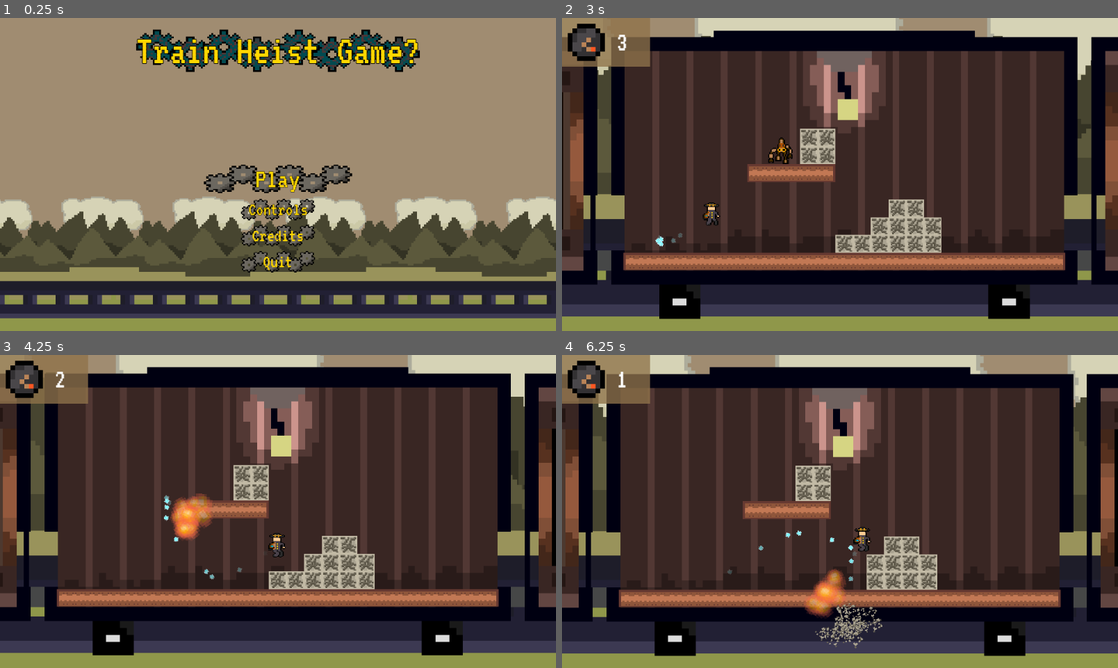
Above: before the commit, frames 1-4 (two rows, left to right).
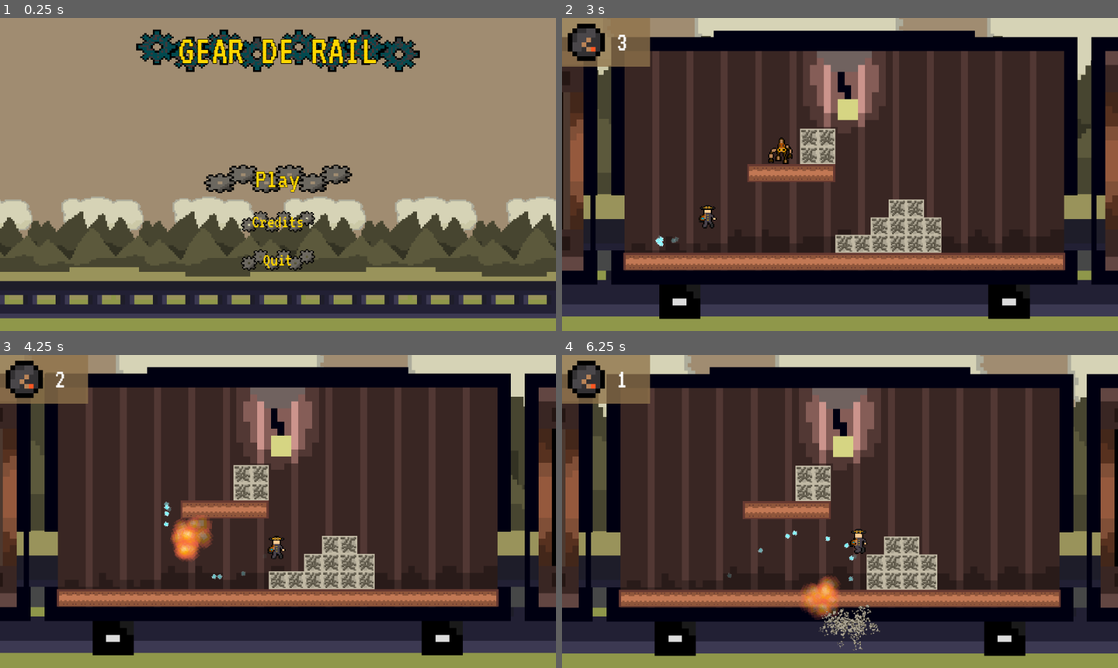
Above: after the commit, the same moments.

Repository: jordanbrotherton/GearDeRail
Game: Godot game, scene res://title.tscn
The game is run twice, just before and just after one commit, with the same random seed, the same clock (stepped at 60 frames per second) and the same inputs.
Inputs (mouse positions are in pixels of both pictures, inside the frame that each line leads up to):
- Up to frame 1 (0.25 s): no input
- Up to frame 2 (3 s): click (840, 208) at 0.5 s, where only the run before the commit has a clickable "Controls"; click "Credits" at 1.25 s; click "Play" at 2 s; move the mouse to (962, 158) at 2.77 s; hold Right (ui_right) from 2.78 s (still down); tap Space (jump) at 2.85 s
- Up to frame 3 (4.25 s): keep holding Right (ui_right); tap Space (jump) at 3.02, 3.32, 3.77, 3.8, 4.07 s; move the mouse to (166, 527) at 3.52 s; tap X (bomb) at 3.6 s
- Up to frame 4 (6.25 s): move the mouse to (895, 442) at 4.27 s; release Right (ui_right) at 4.28 s; hold Left (ui_left) 4.28-5.03 s; tap Space (jump) at 4.35, 5.27, 5.3, 5.57, 5.85, 6.02 s; move the mouse to (812, 574) at 5.02 s; hold Right (ui_right) from 5.03 s (still down); tap X (bomb) at 5.1 s; move the mouse to (1006, 558) at 5.77 s

The runs differ from the first frame. In frame 1, 4.2% of the frame differs, in the area x 24-76%, y 6-82%; in frame 2, 0.2%; in frame 3, 1.6%; in frame 4, 1.7%.
Error after the commit: Invalid assignment of property or key 'stream' with value of type 'AudioStreamWAV' on a base object of type 'Nil'. (res://entities/player/player.gd:75)

Commit message:
Music and sounds for title

Diff:
--- /dev/null
+++ b/controls.gd
@@ -0,0 +1,10 @@
+extends Button
+
+func _on_pressed() -> void:
+	pass # Replace with function body.
+
+func _on_mouse_entered() -> void:
+	$hover.play()
+
+func _on_mouse_exited() -> void:
+	$leave.play()
--- /dev/null
+++ b/credits.gd
@@ -0,0 +1,10 @@
+extends Button
+
+func _on_pressed() -> void:
+	pass # Replace with function body.
+
+func _on_mouse_entered() -> void:
+	$hover.play()
+
+func _on_mouse_exited() -> void:
+	$leave.play()
--- a/entities/player/player.gd
+++ b/entities/player/player.gd
@@ -15,6 +15,10 @@
 
 @export var player_skin: Node2D
 @export var bomb: PackedScene
+
+@export var audio: AudioStreamPlayer2D
+@export var jump_sound: AudioStream
+@export var djump_sound: AudioStream
 
 @export var SPEED = 400.0
 @export var JUMP_VELOCITY = -400.0
@@ -68,9 +72,13 @@
 			if is_on_floor():
 				velocity.y = JUMP_VELOCITY
 				is_jumped = false
+				audio.stream = jump_sound
+				audio.play()
 			elif !is_jumped:
 				velocity.y = JUMP_VELOCITY
 				is_jumped = true
+				audio.stream = djump_sound
+				audio.play()
 
 		if Input.is_action_just_pressed("bomb"):
 			if bombs_left > 0:
--- a/entities/player/player.tscn
+++ b/entities/player/player.tscn
@@ -3,7 +3,9 @@
 [ext_resource type="Script" uid="uid://cjlgopelrqqif" path="res://entities/player/player.gd" id="1_symyc"]
 [ext_resource type="PackedScene" uid="uid://bshhet1ua54ys" path="res://entities/player/player_skin.tscn" id="2_abrql"]
 [ext_resource type="PackedScene" uid="uid://cjxn4bbkufshn" path="res://entities/bomb/bomb.tscn" id="2_bls4j"]
+[ext_resource type="AudioStream" uid="uid://cn3urnk72y1o" path="res://entities/player/jump.wav" id="3_8fjmc"]
 [ext_resource type="Texture2D" uid="uid://dqegvc5g8j0f8" path="res://entities/player/sprites/glow.png" id="3_sglur"]
+[ext_resource type="AudioStream" uid="uid://dd5cfyu454nro" path="res://entities/player/djump.wav" id="4_qiwj3"]
 
 [sub_resource type="RectangleShape2D" id="RectangleShape2D_sfv1e"]
 size = Vector2(14, 32)
@@ -17,6 +19,8 @@
 script = ExtResource("1_symyc")
 player_skin = NodePath("PlayerSkin")
 bomb = ExtResource("2_bls4j")
+jump_sound = ExtResource("3_8fjmc")
+djump_sound = ExtResource("4_qiwj3")
 
 [node name="CollisionShape2D" type="CollisionShape2D" parent="." unique_id=1042596007]
 shape = SubResource("RectangleShape2D_sfv1e")
@@ -39,4 +43,7 @@
 hue_variation_min = -1.0
 hue_variation_max = 1.0
 
+[node name="player_audio" type="AudioStreamPlayer2D" parent="." unique_id=1058600298]
+stream = ExtResource("3_8fjmc")
+
 [connection signal="state_change" from="." to="PlayerSkin" method="on_state_change"]
--- a/play.gd
+++ b/play.gd
@@ -1,5 +1,10 @@
 extends Button
-
 
 func _on_pressed() -> void:
 	get_tree().change_scene_to_file("res://main.tscn")
+
+func _on_mouse_entered() -> void:
+	$hover.play()
+
+func _on_mouse_exited() -> void:
+	$leave.play()
--- /dev/null
+++ b/quit.gd
@@ -0,0 +1,10 @@
+extends Button
+
+func _on_pressed() -> void:
+	pass # Replace with function body.
+
+func _on_mouse_entered() -> void:
+	$hover.play()
+
+func _on_mouse_exited() -> void:
+	$hover.play()
--- a/title.tscn
+++ b/title.tscn
@@ -4,7 +4,12 @@
 [ext_resource type="Texture2D" uid="uid://nbsmmjtu5le4" path="res://title_sprite.png" id="2_3xoar"]
 [ext_resource type="Texture2D" uid="uid://do4ymjmrsaabb" path="res://ts_button.png" id="2_kpexm"]
 [ext_resource type="PackedScene" uid="uid://cgqyi8wgvf0iw" path="res://level/bg/background.tscn" id="4_mom7w"]
+[ext_resource type="Texture2D" uid="uid://c1qm3mele5tqn" path="res://ts_button_hover.png" id="5_jil77"]
 [ext_resource type="Script" uid="uid://ncwu68rksecm" path="res://play.gd" id="5_mom7w"]
+[ext_resource type="AudioStream" uid="uid://64r4n66x3lpu" path="res://ui/blipSelect.wav" id="6_7lgly"]
+[ext_resource type="Script" uid="uid://bytb84q1c3v28" path="res://credits.gd" id="8_jil77"]
+[ext_resource type="Script" uid="uid://c3saywxyribjy" path="res://quit.gd" id="9_16uvt"]
+[ext_resource type="AudioStream" uid="uid://bn5j413ub62dy" path="res://Music/8059346-against-villainous-robot-148967.mp3" id="11_16uvt"]
 
 [sub_resource type="StyleBoxTexture" id="StyleBoxTexture_7lgly"]
 texture = ExtResource("2_3xoar")
@@ -18,10 +23,10 @@
 axis_stretch_horizontal = 2
 axis_stretch_vertical = 2
 
-[sub_resource type="StyleBoxTexture" id="StyleBoxTexture_0824t"]
-texture = ExtResource("2_kpexm")
-expand_margin_top = 2.0
-expand_margin_bottom = 2.0
+[sub_resource type="StyleBoxTexture" id="StyleBoxTexture_16uvt"]
+texture = ExtResource("5_jil77")
+expand_margin_top = 1.0
+expand_margin_bottom = 1.0
 axis_stretch_horizontal = 2
 axis_stretch_vertical = 2
 
@@ -75,10 +80,10 @@
 theme_override_fonts/font = ExtResource("1_oyqm6")
 theme_override_font_sizes/font_size = 72
 theme_override_styles/normal = SubResource("StyleBoxTexture_7lgly")
-text = "Train Heist Game?"
+text = "GEAR DE RAIL"
 horizontal_alignment = 1
 
-[node name="Label" type="Label" parent="CanvasLayer/Control/VBoxContainer" unique_id=29689563]
+[node name="placeholder1" type="Label" parent="CanvasLayer/Control/VBoxContainer" unique_id=29689563]
 layout_mode = 2
 theme_override_font_sizes/font_size = 108
 
@@ -87,26 +92,28 @@
 layout_mode = 2
 size_flags_horizontal = 4
 theme_override_colors/font_color = Color(1, 0.84313726, 0, 1)
+theme_override_colors/font_hover_color = Color(1, 0.84313726, 0, 1)
 theme_override_constants/outline_size = 2
 theme_override_constants/align_to_largest_stylebox = 1
 theme_override_fonts/font = ExtResource("1_oyqm6")
 theme_override_font_sizes/font_size = 48
 theme_override_styles/normal = SubResource("StyleBoxTexture_3xoar")
+theme_override_styles/hover = SubResource("StyleBoxTexture_16uvt")
 text = "Play"
 script = ExtResource("5_mom7w")
 
-[node name="Controls" type="Button" parent="CanvasLayer/Control/VBoxContainer" unique_id=1479317543]
-custom_minimum_size = Vector2(128, 0)
+[node name="hover" type="AudioStreamPlayer" parent="CanvasLayer/Control/VBoxContainer/Play" unique_id=1914922197]
+stream = ExtResource("6_7lgly")
+volume_db = -10.0
+
+[node name="leave" type="AudioStreamPlayer" parent="CanvasLayer/Control/VBoxContainer/Play" unique_id=1246220365]
+stream = ExtResource("6_7lgly")
+volume_db = -10.0
+pitch_scale = 0.75
+
+[node name="placeholder2" type="Label" parent="CanvasLayer/Control/VBoxContainer" unique_id=540510987]
 layout_mode = 2
-size_flags_horizontal = 4
-size_flags_vertical = 4
-theme_override_colors/font_color = Color(1, 0.84313726, 0, 1)
-theme_override_constants/outline_size = 2
-theme_override_constants/align_to_largest_stylebox = 1
-theme_override_fonts/font = ExtResource("1_oyqm6")
-theme_override_font_sizes/font_size = 32
-theme_override_styles/normal = SubResource("StyleBoxTexture_0824t")
-text = "Controls"
+theme_override_font_sizes/font_size = 12
 
 [node name="Credits" type="Button" parent="CanvasLayer/Control/VBoxContainer" unique_id=1730370453]
 custom_minimum_size = Vector2(128, 0)
@@ -119,6 +126,20 @@
 theme_override_font_sizes/font_size = 32
 theme_override_styles/normal = SubResource("StyleBoxTexture_nuqgq")
 text = "Credits"
+script = ExtResource("8_jil77")
+
+[node name="hover" type="AudioStreamPlayer" parent="CanvasLayer/Control/VBoxContainer/Credits" unique_id=455711759]
+stream = ExtResource("6_7lgly")
+volume_db = -10.0
+
+[node name="leave" type="AudioStreamPlayer" parent="CanvasLayer/Control/VBoxContainer/Credits" unique_id=1022849032]
+stream = ExtResource("6_7lgly")
+volume_db = -10.0
+pitch_scale = 0.75
+
+[node name="placeholder3" type="Label" parent="CanvasLayer/Control/VBoxContainer" unique_id=519715670]
+layout_mode = 2
+theme_override_font_sizes/font_size = 12
 
 [node name="Quit" type="Button" parent="CanvasLayer/Control/VBoxContainer" unique_id=1848672612]
 custom_minimum_size = Vector2(128, 0)
@@ -130,9 +151,31 @@
 theme_override_font_sizes/font_size = 32
 theme_override_styles/normal = SubResource("StyleBoxTexture_lx2ly")
 text = "Quit"
+script = ExtResource("9_16uvt")
+
+[node name="hover" type="AudioStreamPlayer" parent="CanvasLayer/Control/VBoxContainer/Quit" unique_id=777316399]
+stream = ExtResource("6_7lgly")
+volume_db = -10.0
+
+[node name="leave" type="AudioStreamPlayer" parent="CanvasLayer/Control/VBoxContainer/Quit" unique_id=2036133913]
+stream = ExtResource("6_7lgly")
+volume_db = -10.0
+pitch_scale = 0.75
+
+[node name="AudioStreamPlayer" type="AudioStreamPlayer" parent="CanvasLayer/Control" unique_id=1020139496]
+stream = ExtResource("11_16uvt")
+autoplay = true
 
 [node name="Camera2D" type="Camera2D" parent="." unique_id=1132156732]
 position = Vector2(50, 70)
 zoom = Vector2(8, 8)
 
+[connection signal="mouse_entered" from="CanvasLayer/Control/VBoxContainer/Play" to="CanvasLayer/Control/VBoxContainer/Play" method="_on_mouse_entered"]
+[connection signal="mouse_exited" from="CanvasLayer/Control/VBoxContainer/Play" to="CanvasLayer/Control/VBoxContainer/Play" method="_on_mouse_exited"]
 [connection signal="pressed" from="CanvasLayer/Control/VBoxContainer/Play" to="CanvasLayer/Control/VBoxContainer/Play" method="_on_pressed"]
+[connection signal="mouse_entered" from="CanvasLayer/Control/VBoxContainer/Credits" to="CanvasLayer/Control/VBoxContainer/Credits" method="_on_mouse_entered"]
+[connection signal="mouse_exited" from="CanvasLayer/Control/VBoxContainer/Credits" to="CanvasLayer/Control/VBoxContainer/Credits" method="_on_mouse_exited"]
+[connection signal="pressed" from="CanvasLayer/Control/VBoxContainer/Credits" to="CanvasLayer/Control/VBoxContainer/Credits" method="_on_pressed"]
+[connection signal="mouse_entered" from="CanvasLayer/Control/VBoxContainer/Quit" to="CanvasLayer/Control/VBoxContainer/Quit" method="_on_mouse_entered"]
+[connection signal="mouse_exited" from="CanvasLayer/Control/VBoxContainer/Quit" to="CanvasLayer/Control/VBoxContainer/Quit" method="_on_mouse_exited"]
+[connection signal="pressed" from="CanvasLayer/Control/VBoxContainer/Quit" to="CanvasLayer/Control/VBoxContainer/Quit" method="_on_pressed"]
Not shown, changed: Music/4379051-steampunk-garage-142325.mp3.import
Not shown, changed: Music/8059346-against-villainous-robot-148967.mp3.import
Not shown, added: controls.gd.uid
Not shown, added: credits.gd.uid
Not shown, added: entities/player/djump.wav.import
Not shown, added: entities/player/jump.wav.import
Not shown, added: quit.gd.uid
Binary file added: ts_button_hover.png
Not shown, added: ts_button_hover.png.import
Not shown, added: ui/blipSelect.wav.import
Not shown, added: entities/player/djump.wav
Not shown, added: entities/player/jump.wav
(and 1 more such lines)
